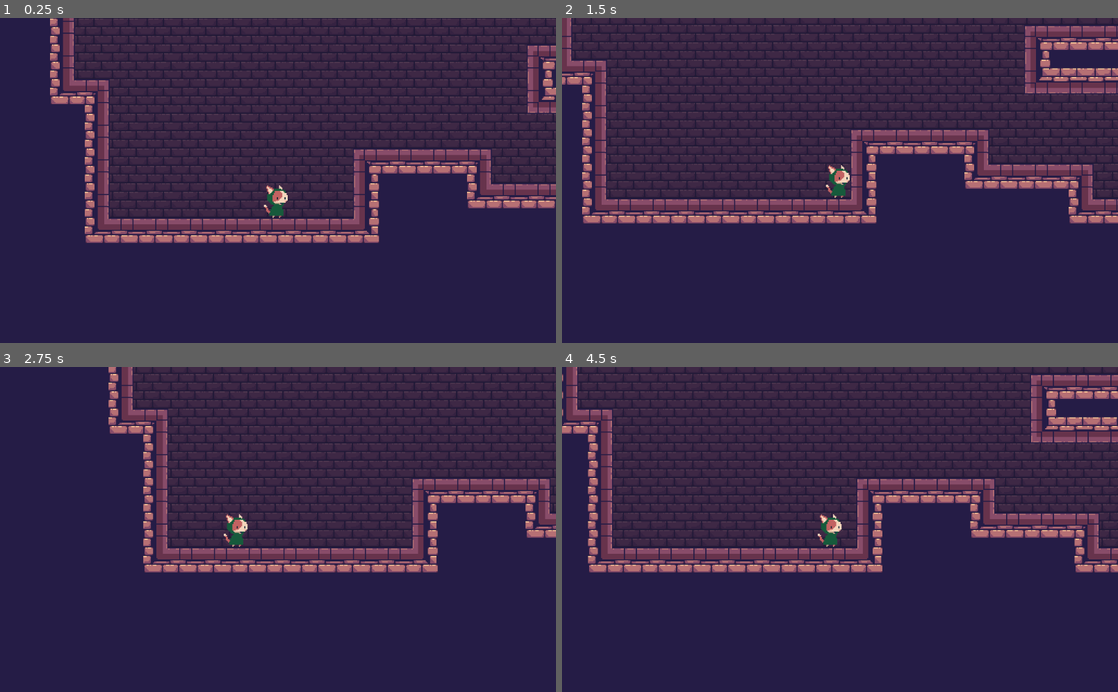
Above: before the commit, frames 1-4 (two rows, left to right).
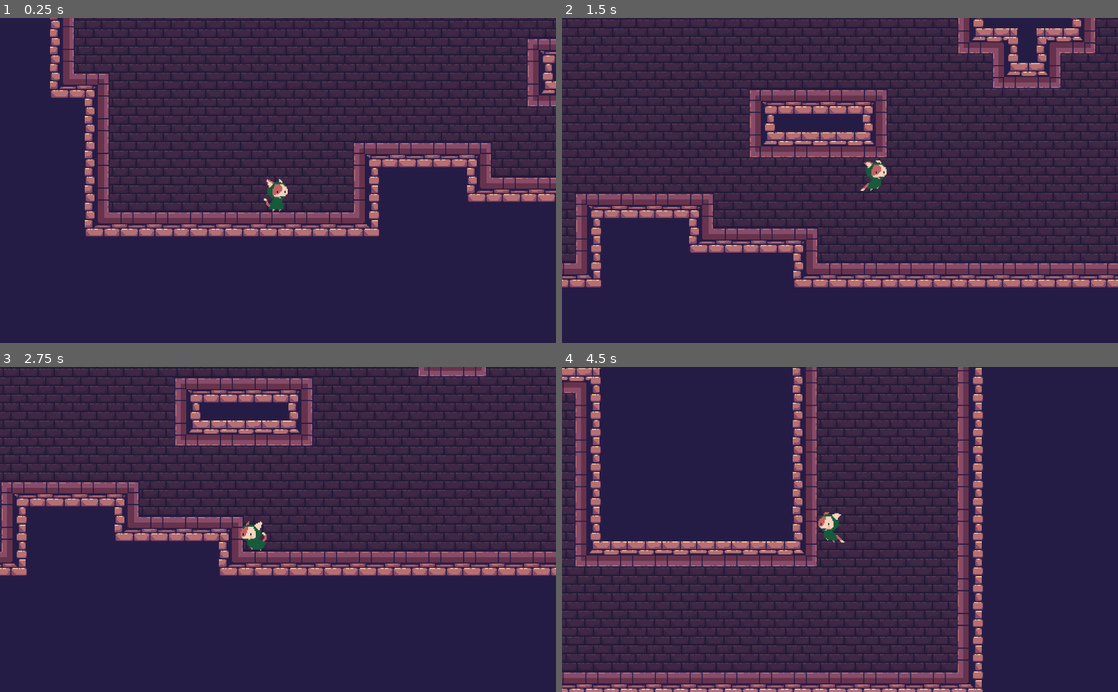
Above: after the commit, the same moments.

Repository: SusieValdez/Tim-n-RAVS
Game: Godot game, scene res://main.tscn
Same seed, same stepped clock (60 frames per second), same inputs: the game is played once before the commit and once after it.
Inputs:
- Up to frame 1 (0.25 s): no input
- Up to frame 2 (1.5 s): hold D (right) from 0.53 s (still down); tap Space (jump) at 0.6, 0.77, 1.07, 1.35 s
- Up to frame 3 (2.75 s): tap Space (jump) at 1.52, 1.82, 2.1 s; release D (right) at 2.03 s; hold A (left) from 2.03 s (still down)
- Up to frame 4 (4.5 s): release A (left) at 2.78 s; hold D (right) 2.78-4.28 s; tap Space (jump) at 2.85, 3.02, 3.32, 3.6, 3.77, 4.07, 4.35 s; hold A (left) from 4.28 s (still down)

The runs differ from the first frame. In frame 1, 21% of the frame differs, in the area x 9-100%, y 0-70%; in frame 2, 39%; in frame 3, 30%; in frame 4, 50%, in the area x 0-100%, y 0-100%.

Commit message:
fix: player animations

Diff:
--- a/Player.gd
+++ b/Player.gd
@@ -3,59 +3,41 @@
 const SPEED = 400
 const GRAVITY = 35
 const JUMPFORCE = -700
-const MAX_SPEED = 500
-const ACCELERATION = 600
-const FRICTION = 500
-
 
 onready var sprite = $Sprite
-onready var animationPlayer = $AnimationPlayer
-onready var animationTree = $AnimationTree
-onready var animationState = animationTree.get("parameters/playback")
 
-var velocity = Vector2.ZERO
+var velocity = Vector2(0,0)
 var can_jump = false
+var direction = "Right"
 
-enum {
-	MOVE,
-}
-
-var state = MOVE
-
-func _process(delta):
-	match state:
-		MOVE:
-			move_state(delta)
-
-func move_state(delta):
-	var input_vector = Vector2.ZERO
-	input_vector.x = Input.get_action_strength("right") - Input.get_action_strength("left")
-	input_vector = input_vector.normalized()
-
-	if input_vector != Vector2.ZERO:
-		animationTree.set("parameters/Idle/blend_position", input_vector)
-		animationTree.set("parameters/Run/blend_position", input_vector)
-		animationState.travel("Run")
-		velocity = velocity.move_toward(input_vector * MAX_SPEED, ACCELERATION * delta)
+func _physics_process(_delta):
+	if Input.is_action_pressed("right"):
+		direction = "Right"
+		velocity.x = SPEED
+	elif Input.is_action_pressed("left"):
+		direction = "Left"
+		velocity.x = -SPEED
 	else:
-		animationState.travel("Idle")
-		velocity = velocity.move_toward(Vector2.ZERO, FRICTION * delta)
-
-		if can_jump and Input.is_action_just_pressed("jump"):
-			velocity.y = JUMPFORCE
+		velocity.x = 0
 
 	velocity.y = velocity.y + GRAVITY
 	if is_on_floor():
 		can_jump = true
 	if not is_on_floor() and $JumpTimer.is_stopped():
 		$JumpTimer.start()
+	if can_jump and Input.is_action_just_pressed("jump"):
+		velocity.y = JUMPFORCE
 
-	move()
+	if is_on_floor():
+		if velocity.x == 0:
+			$AnimationPlayer.play("Idle" + direction)
+		else:
+			$AnimationPlayer.play("Run" + direction)
+	else:
+		$AnimationPlayer.play("Jump" + direction)
 
-
-func move():
-	velocity = move_and_slide(velocity)
-
+	velocity = move_and_slide(velocity, Vector2.UP)
+	velocity.x = lerp(velocity.x, 0, 0.2)
 
 func _on_JumpTimer_timeout():
 	can_jump = false
--- a/Player.tscn
+++ b/Player.tscn
@@ -41,7 +41,7 @@
 
 [sub_resource type="Animation" id=4]
 resource_name = "JumpLeft"
-length = 0.2
+length = 0.1
 tracks/0/type = "value"
 tracks/0/path = NodePath("Sprite:frame")
 tracks/0/interp = 1
@@ -49,15 +49,15 @@
 tracks/0/imported = false
 tracks/0/enabled = true
 tracks/0/keys = {
-"times": PoolRealArray( 0, 0.1 ),
-"transitions": PoolRealArray( 1, 1 ),
+"times": PoolRealArray( 0 ),
+"transitions": PoolRealArray( 1 ),
 "update": 1,
-"values": [ 20, 21 ]
+"values": [ 21 ]
 }
 
 [sub_resource type="Animation" id=5]
 resource_name = "JumpRight"
-length = 0.2
+length = 0.1
 tracks/0/type = "value"
 tracks/0/path = NodePath("Sprite:frame")
 tracks/0/interp = 1
@@ -65,26 +65,10 @@
 tracks/0/imported = false
 tracks/0/enabled = true
 tracks/0/keys = {
-"times": PoolRealArray( 0, 0.1 ),
-"transitions": PoolRealArray( 1, 1 ),
+"times": PoolRealArray( 0 ),
+"transitions": PoolRealArray( 1 ),
 "update": 1,
-"values": [ 18, 19 ]
-}
-
-[sub_resource type="Animation" id=6]
-resource_name = "RollRight"
-length = 0.5
-tracks/0/type = "value"
-tracks/0/path = NodePath("Sprite:frame")
-tracks/0/interp = 1
-tracks/0/loop_wrap = true
-tracks/0/imported = false
-tracks/0/enabled = true
-tracks/0/keys = {
-"times": PoolRealArray( 0, 0.1, 0.2, 0.3, 0.4 ),
-"transitions": PoolRealArray( 1, 1, 1, 1, 1 ),
-"update": 1,
-"values": [ 22, 23, 24, 25, 26 ]
+"values": [ 19 ]
 }
 
 [sub_resource type="Animation" id=7]
@@ -119,48 +103,6 @@
 "values": [ 6, 7, 8, 9, 10, 11 ]
 }
 
-[sub_resource type="AnimationNodeAnimation" id=9]
-animation = "IdleLeft"
-
-[sub_resource type="AnimationNodeAnimation" id=10]
-animation = "IdleRight"
-
-[sub_resource type="AnimationNodeAnimation" id=11]
-animation = "IdleLeft"
-
-[sub_resource type="AnimationNodeBlendSpace1D" id=12]
-blend_point_0/node = SubResource( 9 )
-blend_point_0/pos = -1.0
-blend_point_1/node = SubResource( 10 )
-blend_point_1/pos = 1.0
-blend_point_2/node = SubResource( 11 )
-blend_point_2/pos = -1.0
-
-[sub_resource type="AnimationNodeAnimation" id=13]
-animation = "RunLeft"
-
-[sub_resource type="AnimationNodeAnimation" id=14]
-animation = "RunRight"
-
-[sub_resource type="AnimationNodeBlendSpace1D" id=15]
-blend_point_0/node = SubResource( 13 )
-blend_point_0/pos = -1.0
-blend_point_1/node = SubResource( 14 )
-blend_point_1/pos = 1.0
-
-[sub_resource type="AnimationNodeStateMachineTransition" id=16]
-
-[sub_resource type="AnimationNodeStateMachineTransition" id=17]
-
-[sub_resource type="AnimationNodeStateMachine" id=18]
-states/Idle/node = SubResource( 12 )
-states/Idle/position = Vector2( 337, 91 )
-states/Run/node = SubResource( 15 )
-states/Run/position = Vector2( 539, 91 )
-transitions = [ "Idle", "Run", SubResource( 16 ), "Run", "Idle", SubResource( 17 ) ]
-
-[sub_resource type="AnimationNodeStateMachinePlayback" id=19]
-
 [node name="Player" type="KinematicBody2D"]
 script = ExtResource( 2 )
 
@@ -183,20 +125,12 @@
 anims/IdleRight = SubResource( 3 )
 anims/JumpLeft = SubResource( 4 )
 anims/JumpRight = SubResource( 5 )
-anims/RollRight = SubResource( 6 )
 anims/RunLeft = SubResource( 7 )
 anims/RunRight = SubResource( 8 )
-
-[node name="AnimationTree" type="AnimationTree" parent="."]
-tree_root = SubResource( 18 )
-anim_player = NodePath("../AnimationPlayer")
-active = true
-parameters/playback = SubResource( 19 )
-parameters/Idle/blend_position = 0
-parameters/Run/blend_position = 0.0
 
 [node name="Sprite" type="Sprite" parent="."]
 texture = ExtResource( 1 )
 hframes = 27
+frame = 22
 
 [connection signal="timeout" from="JumpTimer" to="." method="_on_JumpTimer_timeout"]
Not shown: 1 places in Player.tscn that only renumber resources
Binary file removed: assets/player-Sheet.png
Not shown, removed: assets/player-Sheet.png.import
